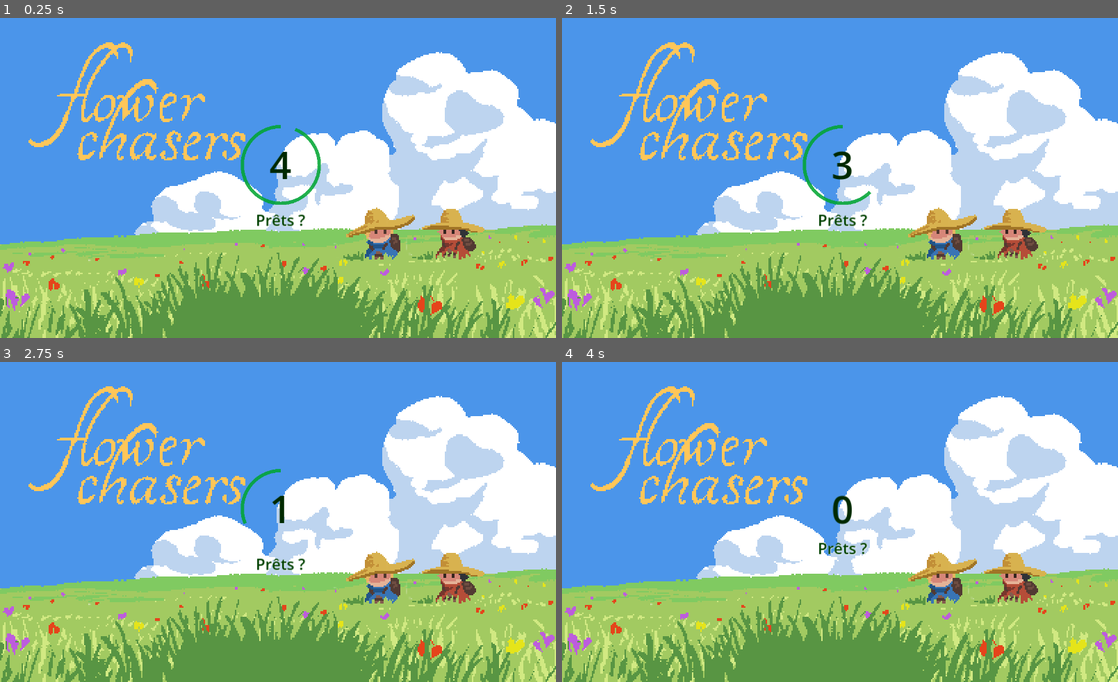
Above: before the commit, frames 1-4 (two rows, left to right).
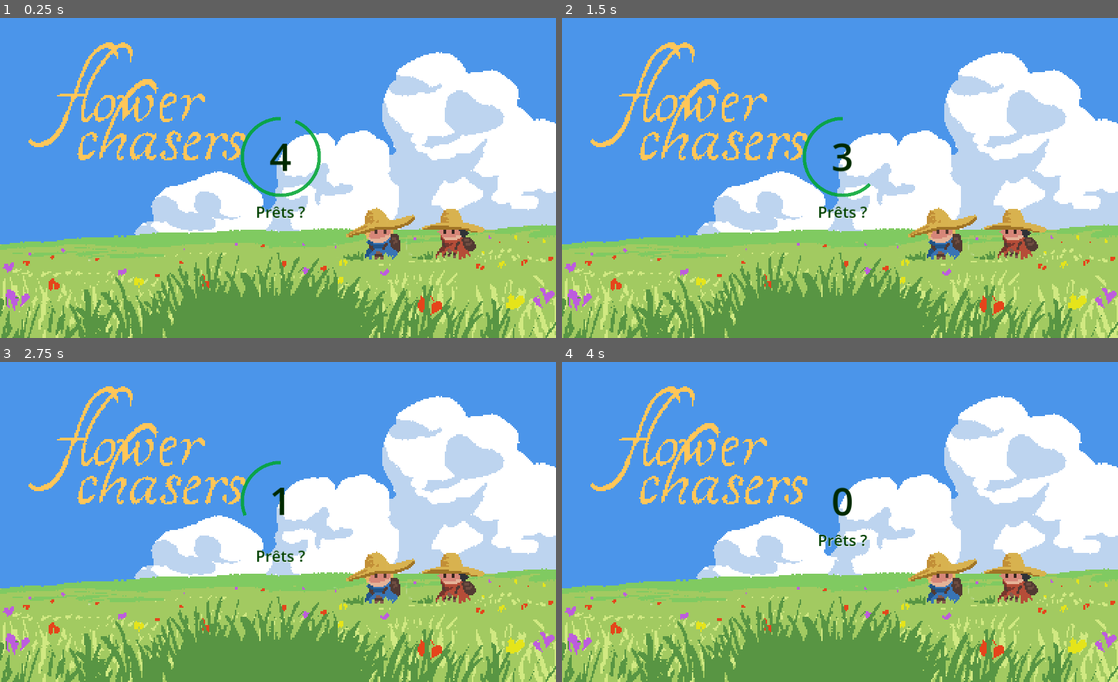
Above: after the commit, the same moments.

Repository: FablabMurat/2025GameJamCantal-1
Game: Godot game, scene res://root.tscn
The game is run twice, just before and just after one commit, with the same random seed, the same clock (stepped at 60 frames per second) and the same inputs.
Inputs:
- Up to frame 1 (0.25 s): no input
- Up to frame 2 (1.5 s): tap Enter (ui_accept) at 0.5, 0.77 s; hold Right (ui_right) from 0.53 s (still down)
- Up to frame 3 (2.75 s): tap Enter (ui_accept) at 1.52 s; release Right (ui_right) at 2.03 s; hold Left (ui_left) from 2.03 s (still down)
- Up to frame 4 (4 s): release Left (ui_left) at 2.78 s; hold Right (ui_right) from 2.78 s (still down); tap Enter (ui_accept) at 3.02, 3.5, 3.77 s

The runs differ from the first frame. In frame 1, 1.3% of the frame differs, in the area x 43-58%, y 30-66%; in frame 2, 1.1%; in frame 3, 0.6%; in frame 4, 0.5%.

Commit message:
Gestion d'un score et affichage (très moche) #26

Diff:
--- a/perso.gd
+++ b/perso.gd
@@ -32,19 +32,15 @@
 
 func start(np, _mission):
 	nperso = np
+	mission = _mission.duplicate()
+
 	bouger_droite = "move_right_%d" %  nperso
 	bouger_gauche = "move_left_%d" %  nperso
 	bouger_haut = "move_up_%d" %  nperso
 	bouger_bas = "move_down_%d" %  nperso
 
 	$AnimatedSprite2D.sprite_frames = load("res://joueur_%d.tres" % nperso)
-	#$Sprite2D.texture = load("res://Ressources/Images/character_%02d_face.png" % np)
-	#var rescale : float
-	#rescale = 64.0 / 130 #130 = largeur png (ou c' est degueu)
-	#scale.x = rescale
-	#scale.y = rescale
-	#
-	mission = _mission.duplicate()
+
 
 func fleurattrapee(fleur : Plante):
 	if mission[fleur.flowertype-1] > 0 :
@@ -65,7 +61,6 @@
 		velocity = Vector2.ZERO
 		move_and_slide()
 		return
-
 
 	var direction = Vector2.ZERO
 
@@ -90,11 +85,6 @@
 		$AnimatedSprite2D.play("pickup_" + dir)
 	else :
 		$AnimatedSprite2D.play("idle_" + dir)
-	#var collision = get_last_slide_collision()
-	#if collision:
-		#var plante = collision.get_collider()
-		#if plante.is_in_group("plante"):
-			#pass
 
 func _process(delta: float) -> void:
 	if Input.is_action_just_pressed("cueillir_%d" % nperso) and not is_stunned:
--- a/root.gd
+++ b/root.gd
@@ -7,6 +7,7 @@
 
 var missions : Array
 var niveau : Node2D
+var score : Array[int]
 
 # Called when the node enters the scene tree for the first time.
 func _ready() -> void:
@@ -16,6 +17,10 @@
 	missions.append([0,3,2,1,1])
 	missions.append([0,2,2,2,1])
 
+	start()
+
+func start():
+	score = [0,0]
 	$CenterContainer.show()
 	$PanelContainer/TextureRectIntro.show()
 	$PanelContainer/TextureRectInter.hide()
@@ -38,9 +43,11 @@
 		# ni 1 ni 2, donc pas de gagnant car jeu bloqué
 		%Label.text = "Match nul !   Même niveau..."
 	else:
-		%Label.text = "Victoire Joueur %d !   Niveau suivant..." % winner
+		score[winner-1] += 1
+		%Label.text = "Victoire Joueur %d !" % winner + "\nNiveau suivant..."
 		level += 1
-	## TODO :Afficher aussi des scores ?
+	%LabelScore.text = "Joueur 1 : %d \nJoueur 2 : %d" % score
+	## TODO :Afficher aussi des scores en plus joli?
 
 	niveau.call_deferred("queue_free")
 	# astuce pas jolie pour attendre que niveau soit détruit avant de passer au niveau suivant
@@ -55,7 +62,8 @@
 	else:
 		$CenterContainer.show()
 		%Label.text = "-- FIN DE PARTIE --"
-		# TODO :Afficher aussi le scores final, puis le Top
+		%LabelScore.text = "Joueur 1 : %d \nJoueur 2 : %d" % score
+	# TODO : Gérer le Restart
 
 func collected(perso, flowertype):
 	pass
--- a/root.tscn
+++ b/root.tscn
@@ -77,6 +77,13 @@
 text = "Prêts ?"
 horizontal_alignment = 1
 
+[node name="LabelScore" type="Label" parent="CenterContainer/VBoxContainer"]
+unique_name_in_owner = true
+layout_mode = 2
+theme_override_colors/font_color = Color(0.588235, 0, 0, 1)
+theme_override_font_sizes/font_size = 24
+justification_flags = 160
+
 [node name="StartTimer" type="Timer" parent="."]
 process_callback = 0
 one_shot = true
